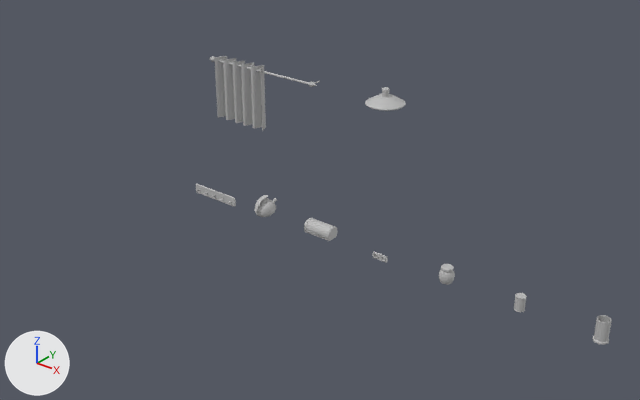
The FBX model Assets/04_Models/Cuisine/Props.fbx: old version first, new version second.
The view is the same before and after, from a camera (50 mm lens) standing at (5.7, -8.38, 5.72) and looking at (-0.91, -0.12, 0.59). The lights are fixed; the arrows at lower left show +X, +Y and +Z. Where no turn or scale is listed for an object, it has been applied to the vertices.

Before the edit, the objects in view are built like this:
```python
me_mesh_003 = bpy.data.meshes.new('Mesh.003')
me_mesh_003.from_pydata(...)  # 522 vertices, 540 faces; spans x -0.244..0.244, y -0.244..0.244, z 2.09..2.3
me_mesh_003.materials.append(mat_lambert1)  # grey #bcbcbc
me_mesh_004 = bpy.data.meshes.new('Mesh.004')
me_mesh_004.from_pydata(...)  # 180 vertices, 153 faces; spans x -0.412..0.412, y -0.084..0.0, z 0.0..0.15
me_mesh_004.materials.append(mat_lambert1)  # grey #bcbcbc
me_mesh_009 = bpy.data.meshes.new('Mesh.009')
me_mesh_009.from_pydata(...)  # 400 vertices, 495 faces; spans x -0.429..0.429, y -0.076..0.076, z 1.308..2.182
me_mesh_009.materials.append(mat_lambert1)  # grey #bcbcbc
ob_lampe = bpy.data.objects.new('Lampe', me_mesh_003)
ob_lampe.location = (0.0, 0.0, 0.0)
ob_rideau = bpy.data.objects.new('Rideau', me_mesh_009)
ob_rideau.location = (-2.36, -0.01, 0.0)
ob_stand_a_ustensile = bpy.data.objects.new('Stand_a_Ustensile', me_mesh_004)
ob_stand_a_ustensile.location = (-3.0, 0.0, -0.08)
```
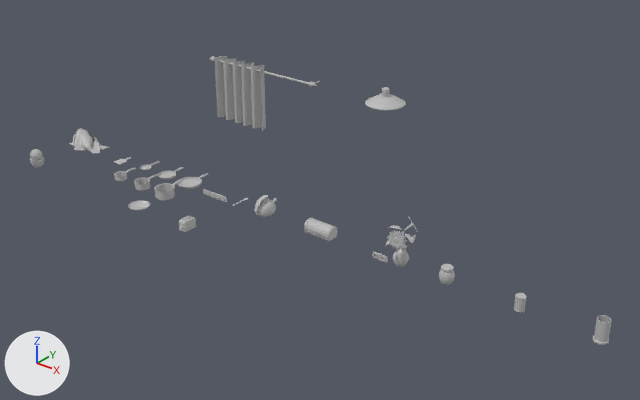
Where the change shows, as pixel boxes [x1, y1, x2, y2] in the pictures (640 x 400 px):
'Vase_Tournesol', added
    after: [385, 217, 418, 267]
'Torchon_Low', added
    after: [70, 129, 110, 153]
'Stand_a_Ustensile', mesh rescaled, moved (39% narrower, 42% shorter)
    before: [196, 184, 236, 207]
    after: [203, 189, 227, 202]
'Casserole_Grande', added
    after: [154, 180, 182, 200]
'Poele_Grande', added
    after: [177, 173, 208, 189]
'Grille_Pain', added
    after: [179, 216, 197, 232]
'Cactus', added
    after: [30, 149, 44, 168]
'Casserole_Moyenne', added
    after: [134, 174, 159, 190]
'Plat', added
    after: [128, 200, 150, 211]
'Poele_Moyenne', added
    after: [158, 167, 184, 180]
'Casserole_Petite', added
    after: [114, 168, 136, 181]
'Poele_Petite', added
    after: [140, 161, 160, 171]
'PLanche_A_Pain', added
    after: [114, 157, 131, 164]

Patch to the scene script:
```diff
--- a/Assets/04_Models/Cuisine/Props.fbx.py
+++ b/Assets/04_Models/Cuisine/Props.fbx.py
@@ me_mesh_004 @@
 me_mesh_004.from_pydata(...)  # 180 vertices, 153 faces; spans x -0.412..0.412, y -0.084..0.0, z 0.0..0.15
+# me_mesh_004 part 1: the whole mesh is scaled about its middle by 0.6, then moved by (0.0, 0.042, -0.075)
 me_mesh_004.materials.append(mat_lambert1)
@@ ob_stand_a_ustensile @@
 ob_stand_a_ustensile = bpy.data.objects.new('Stand_a_Ustensile', me_mesh_004)
-ob_stand_a_ustensile.location = (-3.0, 0.0, -0.08)
+ob_stand_a_ustensile.location = (-3.0, -0.04, 0.0)
@@ ob_casserole_petite @@
+ob_casserole_petite = bpy.data.objects.new('Casserole_Petite', me_mesh_013)  # 334 vertices, 355 faces; spans x -0.096..0.096, y -0.096..0.301, z 0.0..0.095; in mat_lambert1 (grey #bcbcbc)
+ob_casserole_petite.location = (-4.56, -0.5, 0.0)
@@ ob_grille_pain @@
+ob_grille_pain = bpy.data.objects.new('Grille_Pain', me_mesh_017)  # 170 vertices, 186 faces; spans x -0.068..0.068, y -0.118..0.118, z 0.0..0.142; in mat_lambert1 (grey #bcbcbc)
+ob_grille_pain.location = (-2.56, -1.0, 0.0)
@@ ob_vase_tournesol @@
+ob_vase_tournesol = bpy.data.objects.new('Vase_Tournesol', me_mesh_020)  # 7832 vertices, 7493 faces; spans x -0.183..0.213, y -0.317..0.194, z 0.0..0.67; in mat_lambert1 (grey #bcbcbc)
+ob_vase_tournesol.location = (0.32, 0.0, 0.0)
@@ ob_casserole_grande @@
+ob_casserole_grande = bpy.data.objects.new('Casserole_Grande', me_mesh_015)  # 334 vertices, 355 faces; spans x -0.15..0.15, y -0.15..0.353, z 0.0..0.143; in mat_lambert1 (grey #bcbcbc)
+ob_casserole_grande.location = (-3.56, -0.5, 0.0)
@@ ob_cactus @@
+ob_cactus = bpy.data.objects.new('Cactus', me_mesh_022)  # 322 vertices, 335 faces; spans x -0.097..0.114, y -0.111..0.111, z 0.0..0.282; in mat_lambert1 (grey #bcbcbc)
+ob_cactus.location = (-6.0, -1.0, 0.0)
@@ ob_planche_a_pain @@
+ob_planche_a_pain = bpy.data.objects.new('PLanche_A_Pain', me_mesh_019)  # 82 vertices, 84 faces; spans x -0.078..0.078, y -0.151..0.151, z 0.0..0.006; in mat_lambert1 (grey #bcbcbc)
+ob_planche_a_pain.location = (-5.09, 0.0, 0.0)
@@ ob_poele_grande @@
+ob_poele_grande = bpy.data.objects.new('Poele_Grande', me_mesh_012)  # 433 vertices, 455 faces; spans x -0.19..0.19, y -0.19..0.399, z 0.0..0.066; in mat_lambert1 (grey #bcbcbc)
+ob_poele_grande.location = (-3.56, 0.0, 0.0)
@@ ob_casserole_moyenne @@
+ob_casserole_moyenne = bpy.data.objects.new('Casserole_Moyenne', me_mesh_014)  # 334 vertices, 355 faces; spans x -0.12..0.12, y -0.12..0.324, z 0.0..0.115; in mat_lambert1 (grey #bcbcbc)
+ob_casserole_moyenne.location = (-4.06, -0.5, 0.0)
@@ ob_poele_moyenne @@
+ob_poele_moyenne = bpy.data.objects.new('Poele_Moyenne', me_mesh_011)  # 433 vertices, 455 faces; spans x -0.143..0.143, y -0.143..0.352, z 0.0..0.052; in mat_lambert1 (grey #bcbcbc)
+ob_poele_moyenne.location = (-4.06, 0.0, 0.0)
@@ ob_poele_petite @@
+ob_poele_petite = bpy.data.objects.new('Poele_Petite', me_mesh_010)  # 433 vertices, 455 faces; spans x -0.095..0.095, y -0.095..0.304, z 0.0..0.037; in mat_lambert1 (grey #bcbcbc)
+ob_poele_petite.location = (-4.56, 0.0, 0.0)
@@ ob_plat @@
+ob_plat = bpy.data.objects.new('Plat', me_mesh_018)  # 202 vertices, 220 faces; spans x -0.154..0.154, y -0.154..0.154, z 0.0..0.049; in mat_lambert1 (grey #bcbcbc)
+ob_plat.location = (-3.56, -1.0, 0.0)
@@ ob_torchon_low @@
+ob_torchon_low = bpy.data.objects.new('Torchon_Low', me_mesh_021)  # 1121 vertices, 1130 faces; spans x -0.375..0.374, y -0.263..0.256, z 0.005..0.25; in mat_lambert1 (grey #bcbcbc)
+ob_torchon_low.location = (-6.0, 0.0, 0.0)
```
